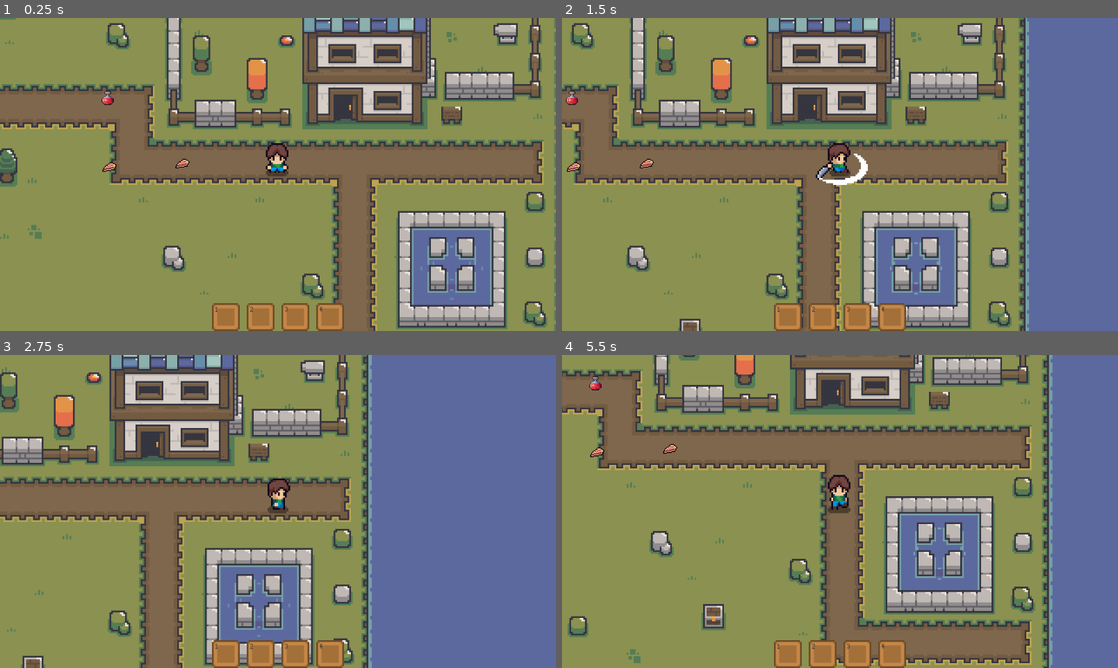
Above: before the commit, frames 1-4 (two rows, left to right).
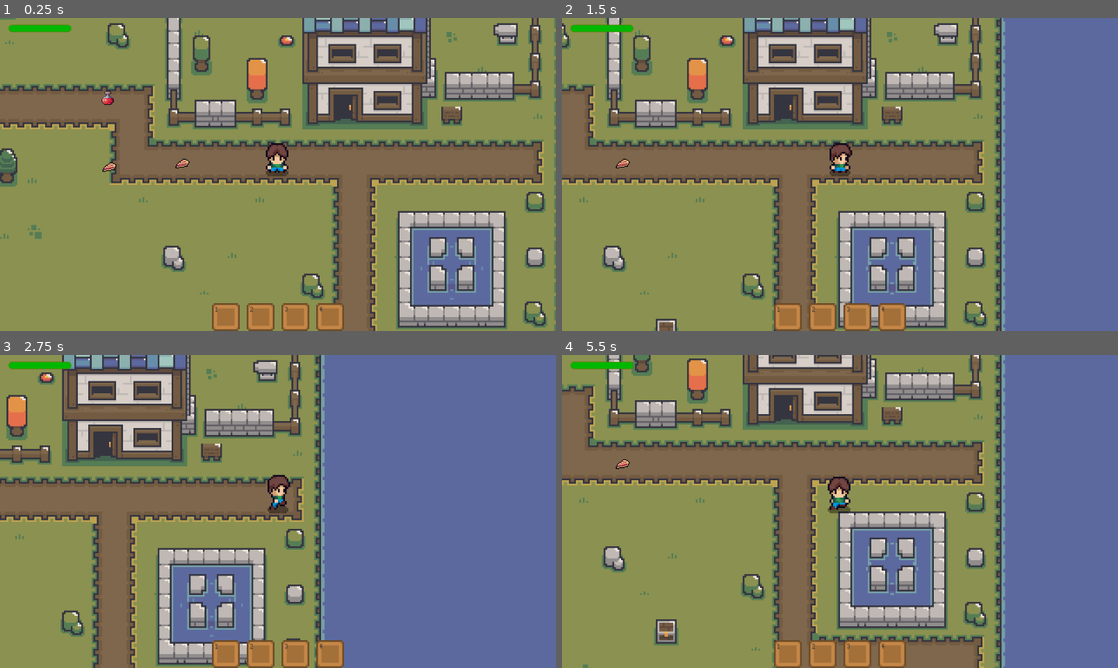
Above: after the commit, the same moments.

Repository: kahanscious/youtube-2d-arpg-series
Game: Godot game, scene res://levels/test_level.tscn
Same seed, same stepped clock (60 frames per second), same inputs: the game is played once before the commit and once after it.
Inputs (mouse positions are in pixels of both pictures, inside the frame that each line leads up to):
- Up to frame 1 (0.25 s): no input
- Up to frame 2 (1.5 s): tap Enter at 0.5 s; move the mouse to (962, 158) at 0.52 s; hold D (move_right) 0.53-1.25 s; click (962, 158) at 0.6 s; tap 1 at 0.8 s; drag from (728, 190) to (573, 99) at 1.27 s
- Up to frame 3 (2.75 s): move the mouse to (333, 442) at 2.02 s; hold D (move_right) from 2.03 s (still down); click (333, 442) at 2.1 s; tap 1 at 2.3 s
- Up to frame 4 (5.5 s): release D (move_right) at 2.75 s; drag from (812, 574) to (673, 464) at 2.77 s; move the mouse to (1006, 558) at 3.52 s; hold A (move_left) 3.53-4.25 s; hold Right mouse button (use_item) 3.53-4.25 s; tap 1 at 3.8, 5.3 s; drag from (673, 464) to (840, 511) at 4.27 s; move the mouse to (867, 511) at 5.02 s; hold S (move_down) from 5.03 s (still down); click (867, 511) at 5.1 s

The runs differ from the first frame. In frame 1, 0.3% of the frame differs, in the area x 1-21%, y 2-28%; in frame 2, 36%; in frame 3, 39%; in frame 4, 54%, in the area x 0-89%, y 0-100%.

Commit message:
video 16

Diff:
--- a/character/character.gd
+++ b/character/character.gd
@@ -7,6 +7,9 @@
 @onready var health_bar: ProgressBar = $HealthBar/ProgressBar
 @onready var camera: PlayerCamera = $Camera2D
 @onready var hitbox: Hitbox = $Hitbox
+@onready var inventory_bar: InventoryBar = $Inventory/InventoryBar
+@onready var inventory_backpack: CanvasLayer = $Inventory/InventoryBackpack
+@onready var inventory: Inventory = $Inventory
 
 @export var speed: float = 100.0
 @export var acceleration: float = 800.0
--- a/character/character.tscn
+++ b/character/character.tscn
@@ -523,7 +523,6 @@
 stream = ExtResource("10_qs8x1")
 
 [node name="HealthBar" type="CanvasLayer" parent="."]
-visible = false
 
 [node name="ProgressBar" type="ProgressBar" parent="HealthBar"]
 offset_left = 5.0
--- a/character/state/attack_state.gd
+++ b/character/state/attack_state.gd
@@ -7,14 +7,20 @@
 
 
 func enter() -> void:
-	GameManager.character.is_attacking = true
-	GameManager.character.can_attack = false
-	attack_direction = GameManager.character.last_direction
+	var active_item = GameManager.character.inventory.get_active_item()
 
-	GameManager.character.play_animation("attack_" + GameManager.character.get_direction_name())
+	if active_item is WeaponItem:
+		var damage = 1
 
-	GameManager.character.sword_audio.pitch_scale = randf_range(0.8, 1.2)
-	GameManager.character.sword_audio.play()
+		GameManager.character.is_attacking = true
+		GameManager.character.can_attack = false
+		attack_direction = GameManager.character.last_direction
+		damage = active_item.damage
+
+		GameManager.character.play_animation("attack_" + GameManager.character.get_direction_name())
+
+		GameManager.character.sword_audio.pitch_scale = randf_range(0.8, 1.2)
+		GameManager.character.sword_audio.play()
 
 
 func exit() -> void:
--- a/character/state/state_machine.gd
+++ b/character/state/state_machine.gd
@@ -19,7 +19,7 @@
 
 func change_state(new_state_name: String) -> void:
 	var mouse_pos = get_viewport().get_mouse_position()
-	var slots = GameManager.character.get_node("Inventory/InventoryBar/Control/HBoxContainer/Slots")
+	var slots = GameManager.character.inventory_bar.slots
 	if slots:
 		for slot in slots.get_children():
 			if slot.get_global_rect().has_point(mouse_pos):
@@ -31,6 +31,11 @@
 			current_state = states["idle"]
 			current_state.enter()
 		return
+
+	if new_state_name == "attack":
+		var active_item = GameManager.character.inventory.get_active_item()
+		if not active_item is WeaponItem:
+			return
 
 	if current_state:
 		current_state.exit()
--- a/inventory/inventory.gd
+++ b/inventory/inventory.gd
@@ -7,6 +7,7 @@
 
 var max_slots: int = 16
 var items: Array[Dictionary] = []
+var active_slot_index: int = -1
 
 
 func _ready() -> void:
@@ -15,6 +16,17 @@
 
 	for i in range(max_slots):
 		items.append({"item": null, "quantity": 0})
+
+
+func get_active_item() -> Item:
+	if active_slot_index >= 0 and active_slot_index < hotbar_slots:
+		return items[active_slot_index].item
+	return null
+
+
+func set_active_slot(index: int) -> void:
+	active_slot_index = index
+	inventory_changed.emit()
 
 
 func add_item(item: Item, quantity: int = 1) -> bool:
--- a/inventory/inventory_bar.gd
+++ b/inventory/inventory_bar.gd
@@ -52,8 +52,10 @@
 
 	if index == selected_slot:
 		selected_slot = -1
+		inventory.set_active_slot(-1)
 	else:
 		selected_slot = index
+		inventory.set_active_slot(index)
 
 	for i in range(slots.get_child_count()):
 		var slot = slots.get_child(i)
@@ -85,3 +87,5 @@
 			slot.set_item(item_data.item, item_data.quantity)
 		else:
 			slot.clear()
+
+		slot.set_selected(i == selected_slot)
--- a/items/chest.tscn
+++ b/items/chest.tscn
@@ -5,9 +5,9 @@
 [ext_resource type="Texture2D" uid="uid://l2reasc2joni" path="res://assets/environment/cave/caveObjects_.png" id="3_sotjn"]
 [ext_resource type="Texture2D" uid="uid://pmjj6xt5tscj" path="res://assets/environment/desert/desert_ [resources].png" id="5_m4vt0"]
 [ext_resource type="Texture2D" uid="uid://c73xdndv7tjab" path="res://assets/environment/tundra/tundra_ [resources].png" id="6_8mxgl"]
-[ext_resource type="Resource" uid="uid://cd0g2j1fjycwv" path="res://items/pie/pie.tres" id="8_aagiq"]
+[ext_resource type="Resource" uid="uid://cd0g2j1fjycwv" path="res://items/consumables/pie.tres" id="8_aagiq"]
 [ext_resource type="Script" uid="uid://biyfpnegfvxon" path="res://items/item.gd" id="8_m4vt0"]
-[ext_resource type="Resource" uid="uid://bh7ajrftcmojv" path="res://items/health_potion/health_potion.tres" id="9_8mxgl"]
+[ext_resource type="Resource" uid="uid://bh7ajrftcmojv" path="res://items/consumables/health_potion.tres" id="9_8mxgl"]
 
 [sub_resource type="AtlasTexture" id="AtlasTexture_ounuf"]
 atlas = ExtResource("2_ir76g")
--- /dev/null
+++ b/items/consumable_item.gd
@@ -0,0 +1,10 @@
+class_name ConsumableItem extends Item
+
+@export_range(0, 100) var heal_amount: int = 0
+@export var effect_duration: float = 0.0
+
+
+func use(character: Character) -> bool:
+	if heal_amount > 0:
+		return character.heal(heal_amount)
+	return false
--- /dev/null
+++ b/items/consumables/health_potion.tres
@@ -0,0 +1,21 @@
+[gd_resource type="Resource" script_class="ConsumableItem" load_steps=4 format=3 uid="uid://bh7ajrftcmojv"]
+
+[ext_resource type="Texture2D" uid="uid://lvb6j8yb3h0d" path="res://assets/items/health_potion.png" id="1_7wa3i"]
+[ext_resource type="Script" uid="uid://dcvdxga8cglps" path="res://items/consumable_item.gd" id="2_2fpo7"]
+
+[sub_resource type="AtlasTexture" id="AtlasTexture_sveqg"]
+atlas = ExtResource("1_7wa3i")
+region = Rect2(0, 0, 16, 16)
+
+[resource]
+script = ExtResource("2_2fpo7")
+heal_amount = 15
+effect_duration = 0.0
+id = "health_potion"
+name = "Health Potion"
+icon = SubResource("AtlasTexture_sveqg")
+description = "Heals character by 5 hp"
+stackable = true
+max_stack_size = 5
+use_animation_prefix = ""
+pickup_scale = Vector2(0.5, 0.5)
--- /dev/null
+++ b/items/consumables/pie.tres
@@ -0,0 +1,21 @@
+[gd_resource type="Resource" script_class="ConsumableItem" load_steps=4 format=3 uid="uid://cd0g2j1fjycwv"]
+
+[ext_resource type="Texture2D" uid="uid://cpoy0v8smvuok" path="res://assets/items/items.png" id="1_ntxyr"]
+[ext_resource type="Script" uid="uid://dcvdxga8cglps" path="res://items/consumable_item.gd" id="2_kkjo7"]
+
+[sub_resource type="AtlasTexture" id="AtlasTexture_qr432"]
+atlas = ExtResource("1_ntxyr")
+region = Rect2(48, 128, 16, 16)
+
+[resource]
+script = ExtResource("2_kkjo7")
+heal_amount = 20
+effect_duration = 0.0
+id = "pie"
+name = "Pie"
+icon = SubResource("AtlasTexture_qr432")
+description = "A tasty pie"
+stackable = false
+max_stack_size = 1
+use_animation_prefix = ""
+pickup_scale = Vector2(0.5, 0.5)
--- a/items/health_potion/health_potion.tres
+++ /dev/null
@@ -1,22 +0,0 @@
-[gd_resource type="Resource" script_class="Item" load_steps=4 format=3 uid="uid://bh7ajrftcmojv"]
-
-[ext_resource type="Texture2D" uid="uid://lvb6j8yb3h0d" path="res://assets/items/health_potion.png" id="1_7wa3i"]
-[ext_resource type="Script" uid="uid://biyfpnegfvxon" path="res://items/item.gd" id="2_4qt03"]
-
-[sub_resource type="AtlasTexture" id="AtlasTexture_2hc7w"]
-atlas = ExtResource("1_7wa3i")
-region = Rect2(0, 32, 16, 16)
-
-[resource]
-script = ExtResource("2_4qt03")
-id = "health_potion"
-name = "Health Potion"
-icon = SubResource("AtlasTexture_2hc7w")
-description = "Heals character by 5 hp"
-stackable = true
-max_stack_size = 5
-item_type = 0
-damage = 0
-heal_amount = 20
-use_animation_prefix = ""
-pickup_scale = Vector2(0.5, 0.5)
--- a/items/item.gd
+++ b/items/item.gd
@@ -1,6 +1,4 @@
 class_name Item extends Resource
-
-enum ItemType { CONSUMABLE, WEAPON }
 
 @export var id: String
 @export var name: String
@@ -8,18 +6,9 @@
 @export var description: String
 @export var stackable: bool = false
 @export var max_stack_size: int = 1
-@export var item_type: ItemType
-@export var damage: int = 0
-@export_range(0, 100) var heal_amount: int = 0
 @export var use_animation_prefix: String = ""
 @export var pickup_scale: Vector2 = Vector2.ONE
 
 
 func use(character: Character) -> bool:
-	match item_type:
-		ItemType.CONSUMABLE:
-			if heal_amount > 0:
-				return character.heal(heal_amount)
-		ItemType.WEAPON:
-			pass
 	return false
--- a/items/pie/pie.tres
+++ /dev/null
@@ -1,22 +0,0 @@
-[gd_resource type="Resource" script_class="Item" load_steps=4 format=3 uid="uid://cd0g2j1fjycwv"]
-
-[ext_resource type="Script" uid="uid://biyfpnegfvxon" path="res://items/item.gd" id="1_n3nuu"]
-[ext_resource type="Texture2D" uid="uid://cpoy0v8smvuok" path="res://assets/items/items.png" id="1_ntxyr"]
-
-[sub_resource type="AtlasTexture" id="AtlasTexture_hxirl"]
-atlas = ExtResource("1_ntxyr")
-region = Rect2(48, 128, 16, 16)
-
-[resource]
-script = ExtResource("1_n3nuu")
-id = "pie"
-name = "Pie"
-icon = SubResource("AtlasTexture_hxirl")
-description = "A tasty pie"
-stackable = false
-max_stack_size = 1
-item_type = 0
-damage = 0
-heal_amount = 50
-use_animation_prefix = ""
-pickup_scale = Vector2(0.5, 0.5)
--- /dev/null
+++ b/items/weapon_item.gd
@@ -0,0 +1,8 @@
+class_name WeaponItem extends Item
+
+@export var damage: int = 1
+
+
+func use(character: Character) -> bool:
+	character.state_machine.change_state("attack")
+	return true
--- /dev/null
+++ b/items/weapons/sword.tres
@@ -0,0 +1,20 @@
+[gd_resource type="Resource" script_class="WeaponItem" load_steps=4 format=3 uid="uid://byp3016uvhom"]
+
+[ext_resource type="Texture2D" uid="uid://cpoy0v8smvuok" path="res://assets/items/items.png" id="1_1xj07"]
+[ext_resource type="Script" uid="uid://bbhek3qn2ulrr" path="res://items/weapon_item.gd" id="1_oxryh"]
+
+[sub_resource type="AtlasTexture" id="AtlasTexture_xj63r"]
+atlas = ExtResource("1_1xj07")
+region = Rect2(32, 0, 16, 16)
+
+[resource]
+script = ExtResource("1_oxryh")
+damage = 1
+id = "sword"
+name = "Sword"
+icon = SubResource("AtlasTexture_xj63r")
+description = "A basic sword."
+stackable = false
+max_stack_size = 1
+use_animation_prefix = "attack"
+pickup_scale = Vector2(1, 1)
--- a/levels/character_house.tscn
+++ b/levels/character_house.tscn
@@ -7,6 +7,8 @@
 [ext_resource type="Texture2D" uid="uid://bkexgj41gjpq8" path="res://assets/environment/interior_/tableObjects_.png" id="5_wrn82"]
 [ext_resource type="PackedScene" uid="uid://t1rtdkpmdm1k" path="res://character/character_spawn.tscn" id="6_qmpxa"]
 [ext_resource type="PackedScene" uid="uid://m3qew2wmp0dt" path="res://levels/level_transition/level_transition.tscn" id="7_hes2e"]
+[ext_resource type="PackedScene" uid="uid://dnrrs7llhji2w" path="res://items/item_pickup.tscn" id="8_i3qq6"]
+[ext_resource type="Resource" uid="uid://byp3016uvhom" path="res://items/weapons/sword.tres" id="9_jec56"]
 
 [sub_resource type="TileSetAtlasSource" id="TileSetAtlasSource_r8tuh"]
 texture = ExtResource("2_b2wxa")
@@ -545,3 +547,8 @@
 
 [node name="HouseSpawn" parent="SpawnPoints" instance=ExtResource("6_qmpxa")]
 position = Vector2(102, 143)
+
+[node name="ItemPickup" parent="." instance=ExtResource("8_i3qq6")]
+z_index = 1
+position = Vector2(179, 147)
+item = ExtResource("9_jec56")
--- a/levels/test_level.tscn
+++ b/levels/test_level.tscn
@@ -17,8 +17,8 @@
 [ext_resource type="PackedScene" uid="uid://t1rtdkpmdm1k" path="res://character/character_spawn.tscn" id="14_72xje"]
 [ext_resource type="PackedScene" uid="uid://m3qew2wmp0dt" path="res://levels/level_transition/level_transition.tscn" id="15_c1syf"]
 [ext_resource type="PackedScene" uid="uid://dnrrs7llhji2w" path="res://items/item_pickup.tscn" id="16_eee45"]
-[ext_resource type="Resource" uid="uid://bh7ajrftcmojv" path="res://items/health_potion/health_potion.tres" id="17_00y8q"]
-[ext_resource type="Resource" uid="uid://cd0g2j1fjycwv" path="res://items/pie/pie.tres" id="19_eym1w"]
+[ext_resource type="Resource" uid="uid://bh7ajrftcmojv" path="res://items/consumables/health_potion.tres" id="17_00y8q"]
+[ext_resource type="Resource" uid="uid://cd0g2j1fjycwv" path="res://items/consumables/pie.tres" id="19_eym1w"]
 [ext_resource type="PackedScene" uid="uid://ikugkbxafqm7" path="res://npc/bridge_guard.tscn" id="20_d2st0"]
 [ext_resource type="PackedScene" uid="uid://bljoghlkrnelt" path="res://items/chest.tscn" id="21_n4g7x"]
 
Not shown: 1 places in levels/character_house.tscn that only renumber resources
